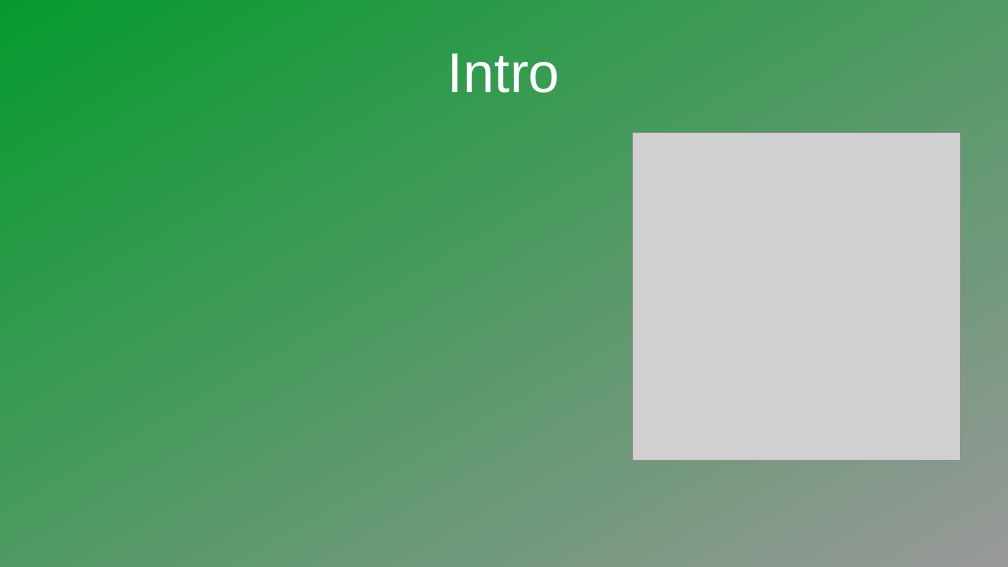
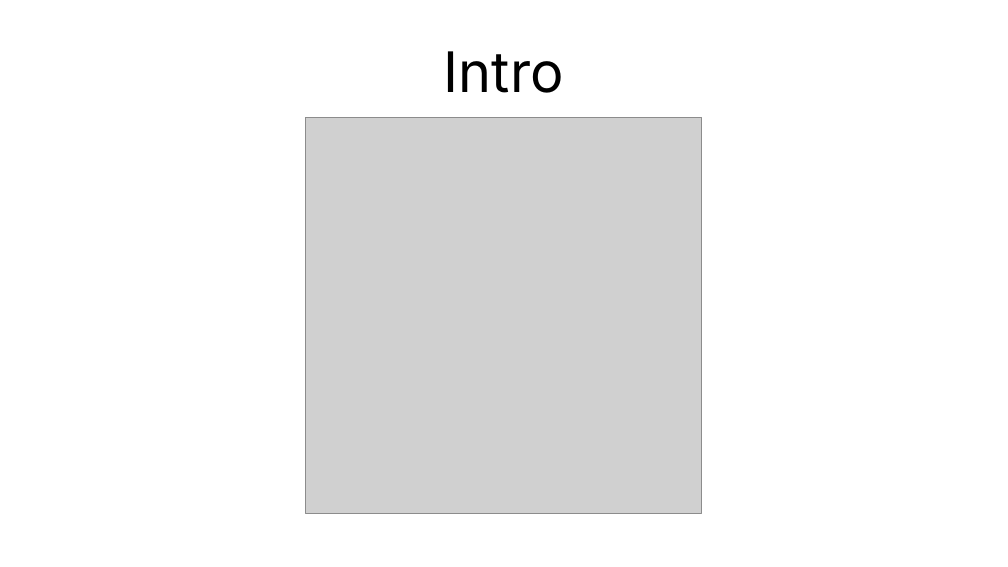
Before and after one commit to lasiv/MineCraft-One-Week-Challenge, a slide deck: slide 2 of präsi/pres.odp. Drawn at 1008x567 pixels with LibreOffice and Linux fonts; fonts in the diff are those of the drawing; grey boxes stand for pictures. Boxes give left, top, right and bottom in pixels: in the first picture for what was removed or moved away, otherwise in the second. Text is boxed around its words. In the diff, an @@ line names an element or a change of style, - is before the commit and + after.

Commit message:
changed titleslide

```diff
--- a/präsi/pres.odp
+++ b/präsi/pres.odp
@@ background gradient #069A2E to #999999 to #FFFFFF @@
@@ title "Intro" at (444, 51, 564, 93): font Arial to Inter, text colour #FFFFFF to #000000 @@
@@ picture: place and size @@
-picture at (633, 133, 960, 460)
+picture at (306, 117, 702, 513)
```
Also in this commit, not shown: 9 other slides changed.
